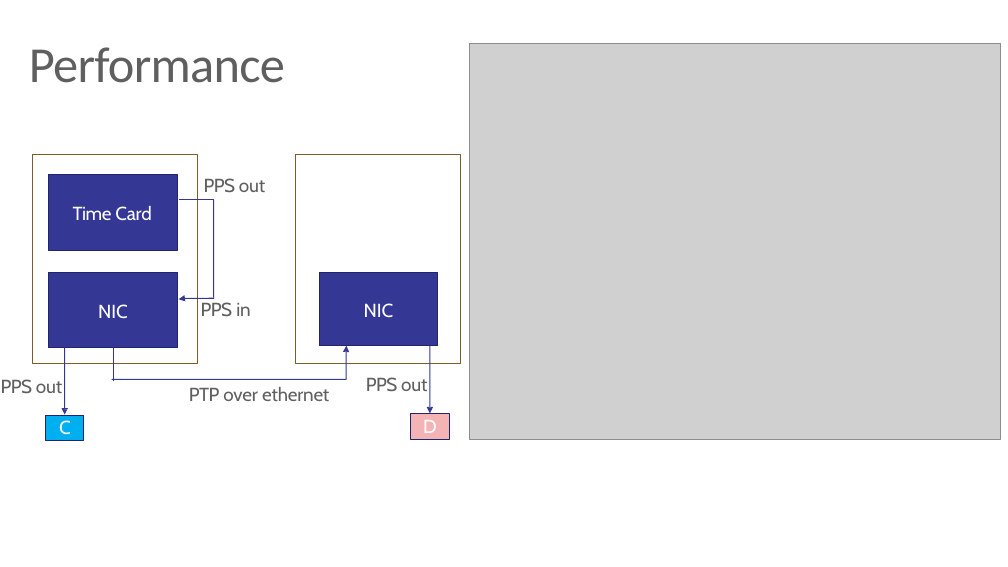
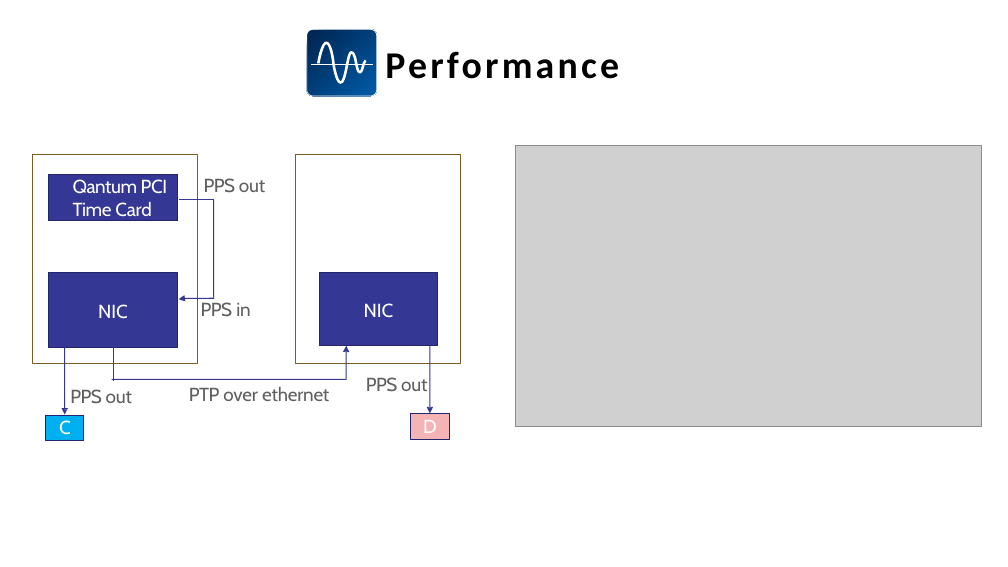
Before and after one commit to SiwaNetwork/QUANTUM, a slide deck: slide 13 of Time-Card/ДОКУМЕНТЫ/МАТЕРИАЛ СТАТЬИ/Синхронизация кейсы на испанском.pptx. Drawn at 1008x567 pixels with LibreOffice and Linux fonts; fonts in the diff are those of the drawing; grey boxes stand for pictures. Boxes give left, top, right and bottom in pixels: in the first picture for what was removed or moved away, otherwise in the second. Text is boxed around its words. In the diff, an @@ line names an element or a change of style, - is before the commit and + after.

```diff
--- a/Time-Card/ДОКУМЕНТЫ/МАТЕРИАЛ СТАТЬИ/Синхронизация кейсы на испанском.pptx
+++ b/Time-Card/ДОКУМЕНТЫ/МАТЕРИАЛ СТАТЬИ/Синхронизация кейсы на испанском.pptx
@@ freeform shape added at [307, 29, 377, 96], fill gradient #005CA9 to #002856, outline #FFFFFF 0.75 pt @@
@@ freeform shape added at [317, 42, 366, 84], fill #FFFFFF @@
@@ title "Performance": place and size @@
-title "Performance" at [29, 47, 285, 83]
+title "Performance" at [385, 51, 619, 79]
@@ title "Performance" at [385, 51, 619, 79]: size 48 to 36 pt, text colour #5F5F60 to #000000, letter spacing -0.7 to 3.1 pt, bold on @@
@@ freeform shape added at [311, 64, 373, 66], fill #FFFFFF @@
@@ picture: place and size @@
-picture at [470, 43, 1000, 439]
+picture at [516, 145, 982, 426]
@@ rectangle "Qantum PCI Time Card": place and size @@
-rectangle "Qantum PCI Time Card" at [48, 175, 178, 250]
+rectangle "Qantum PCI Time Card" at [48, 175, 178, 221]
@@ text in rectangle at [73, 179, 167, 217]: text changed @@
-Time Card
+Qantum PCI Time Card
@@ text "PPS out": place and size @@
-text "PPS out" at [1, 379, 62, 393]
+text "PPS out" at [70, 389, 132, 403]
```
Also in this commit, not shown: 12 other slides changed, 24 slides added, 8 slides removed, 4 other files.
